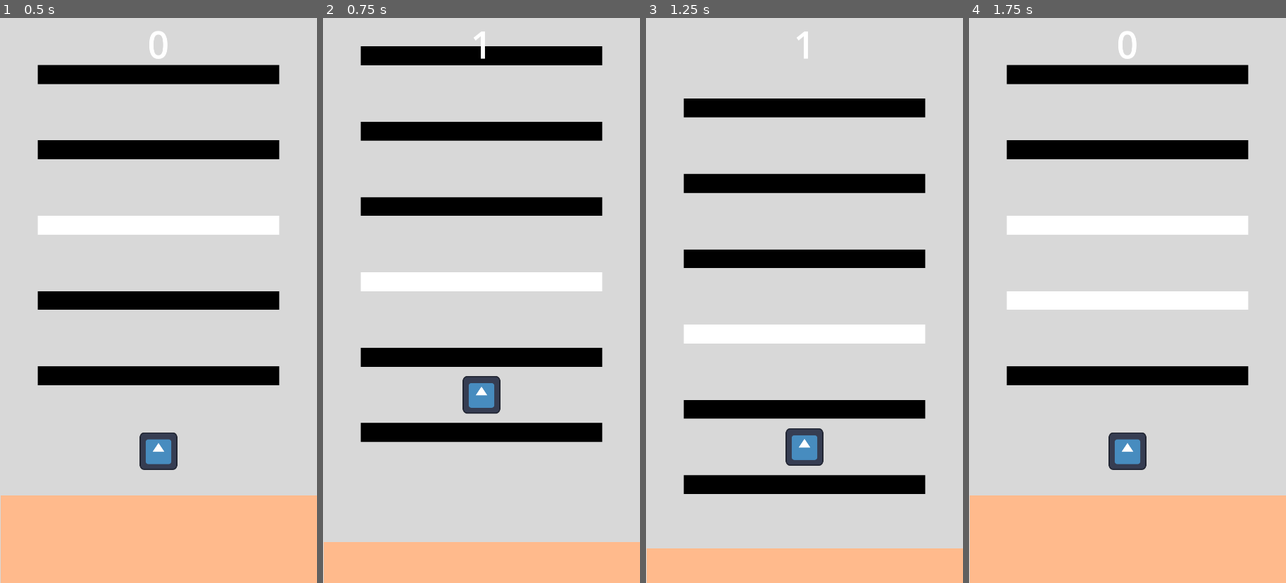
Above: before the commit, frames 1-4 (left to right).
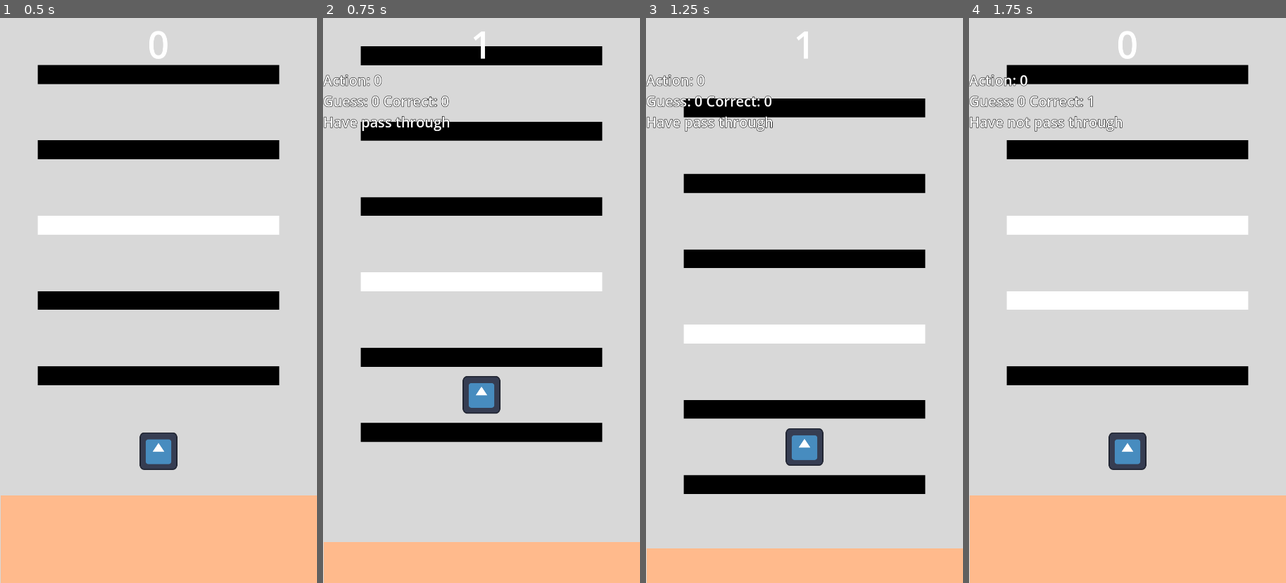
Above: after the commit, the same moments.

Repository: Boyquotes/GodotProto1
Game: Godot game, scene res://game.tscn
Same seed, same stepped clock (60 frames per second), same inputs: the game is played once before the commit and once after it. The engine's default icon, where the game draws it, is replaced by a stand-in: a white triangle on a blue panel in a dark square.
Inputs (mouse positions are in pixels of both pictures, inside the frame that each line leads up to):
- Up to frame 1 (0.5 s): no input
- Up to frame 2 (0.75 s): tap Enter at 0.5 s; move the mouse to (551, 272) at 0.52 s; click (551, 272) at 0.6 s
- Up to frame 3 (1.25 s): no input
- Up to frame 4 (1.75 s): move the mouse to (1064, 328) at 1.27 s; right-click (1064, 328) at 1.35 s; click (1064, 328) at 1.42 s

Frame 1 is identical in both runs. In frame 2, 1.0% of the frame differs, in the area x 0-40%, y 10-20%; in frame 3, 1.0%; in frame 4, 1.0%, in the area x 0-49%, y 10-21%.

Commit message:
being killed when passing white blocks

Diff:
--- a/block.gd
+++ b/block.gd
@@ -25,9 +25,12 @@
 	update_block_color()
 
 func pass_through(player, block_type: int):
-	if block_type == type:
+	DebugControl.update_label("wrong_action", "Guess: %s Correct: %s" % [block_type, type])
+	if int(block_type) == int(type):
+		DebugControl.update_label("have_pass_through", "Have pass through")
 		player.global_position = marker_2d.global_position
 		return true
+	DebugControl.update_label("have_pass_through", "Have not pass through")
 	return false
 
 func _on_visible_on_screen_notifier_2d_screen_exited():
--- a/player.gd
+++ b/player.gd
@@ -27,11 +27,11 @@
 		var pos = event.position.x
 		action = int(pos / (get_viewport_rect().size.x / 2))
 		DebugControl.update_label("touch_pos", "TouchPos: " + str(pos))
-		DebugControl.update_label("action", "Action: " + str(action))
 
 	if action < 0:
 		return
 
+	DebugControl.update_label("action", "Action: " + str(action))
 	if collider.pass_through(self, action):
 		as_move.emit()
 		score += 1
Not shown, changed: export_presets.cfg
